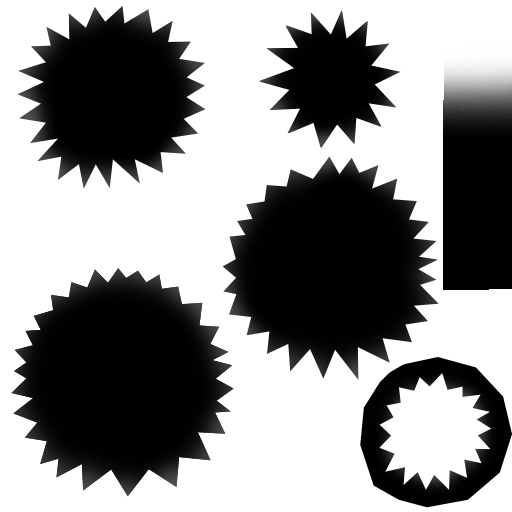
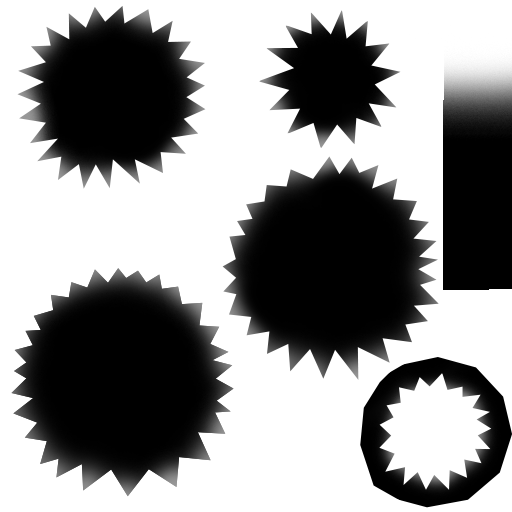
The second (512, 512) image is a revision of the first. Changes to its layers:
"Layer 7": opacity 30% → 60% over <box>11,6,497,497</box>
